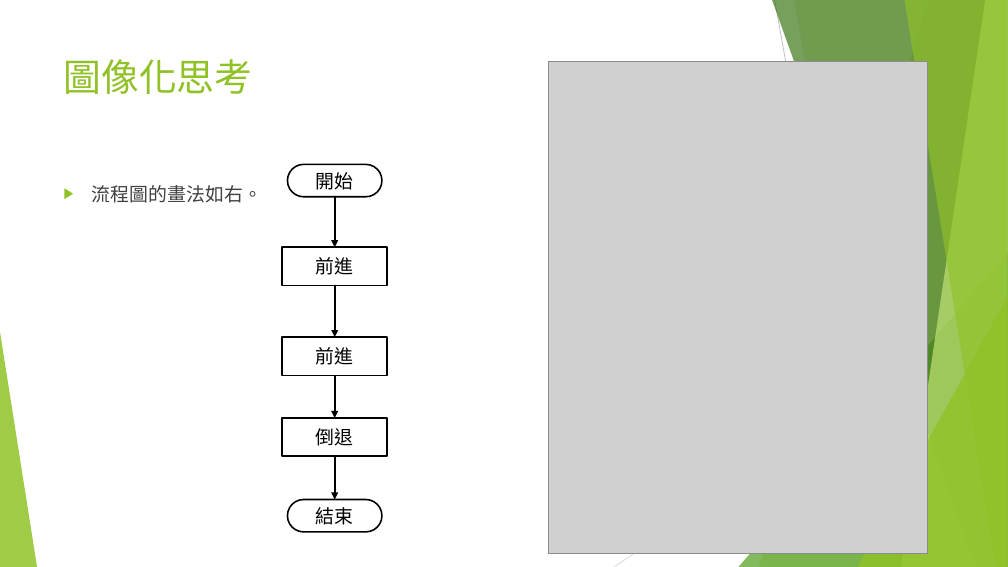
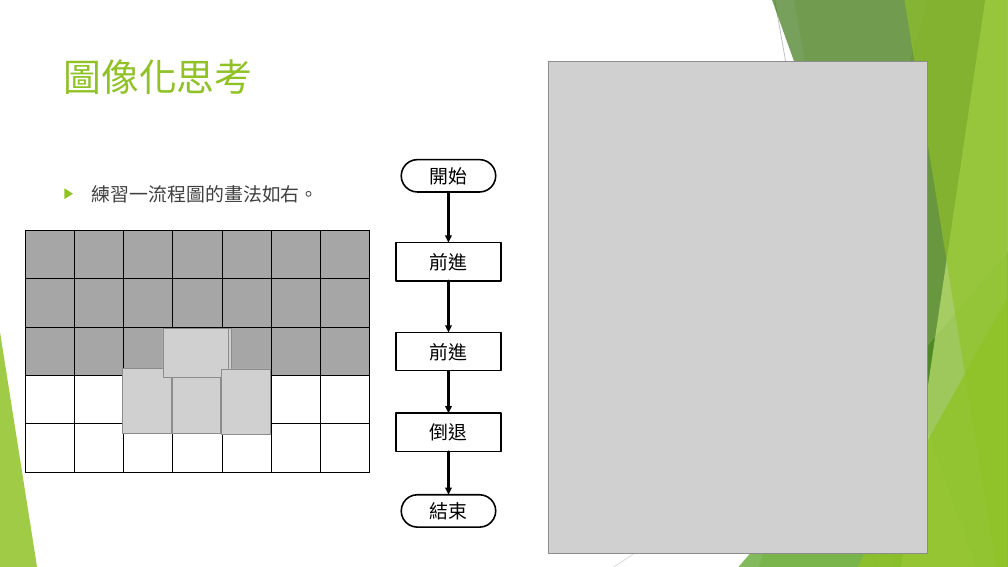
Before and after one commit to liulawsi/My_PPTs, a slide deck: slide 12 of LCC/Java/02再嚐Java Coffee_運算思維.pptx. Drawn at 1008x567 pixels with LibreOffice and Linux fonts; fonts in the diff are those of the drawing; grey boxes stand for pictures; background and template pictures are left out. Boxes give left, top, right and bottom in pixels: in the first picture for what was removed or moved away, otherwise in the second. Text is boxed around its words. In the diff, an @@ line names an element or a change of style, - is before the commit and + after.

```diff
--- a/LCC/Java/02再嚐Java Coffee_運算思維.pptx
+++ b/LCC/Java/02再嚐Java Coffee_運算思維.pptx
@@ text at box(92, 185, 319, 203): text changed @@
-▶ 流程圖的畫法如右。
+▶ 練習一流程圖的畫法如右。
@@ table added at box(25, 231, 369, 473), 5 rows, 7 columns @@
+ |  |  |  |  |  | 
+ |  |  |  |  |  | 
+ |  |  |  |  |  | 
+ |  |  |  |  |  | 
+ |  |  |  |  |  | 
@@ picture added at box(163, 329, 229, 377) @@
@@ picture added at box(164, 328, 231, 376) @@
@@ picture added at box(123, 368, 171, 434) @@
@@ picture added at box(172, 368, 221, 434) @@
@@ text added at box(177, 369, 217, 438), 48 pt, text #C00000 @@
+?
@@ picture added at box(222, 369, 270, 435) @@
@@ 4 arrows, 3 rectangles, 2 rounded rectangles: place and size @@
-4 arrows, 3 rectangles, 2 rounded rectangles at box(282, 164, 387, 532)
+4 arrows, 3 rectangles, 2 rounded rectangles at box(396, 160, 501, 527)
```
Also in this commit, not shown: 4 other slides changed, 15 other files.
